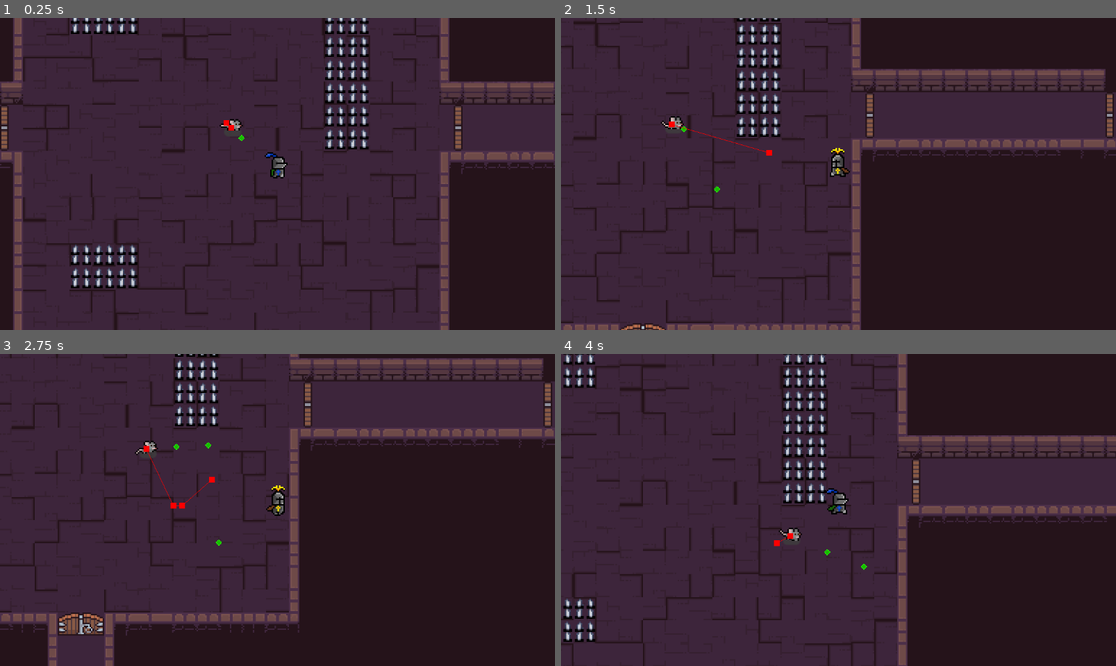
Above: before the commit, frames 1-4 (two rows, left to right).
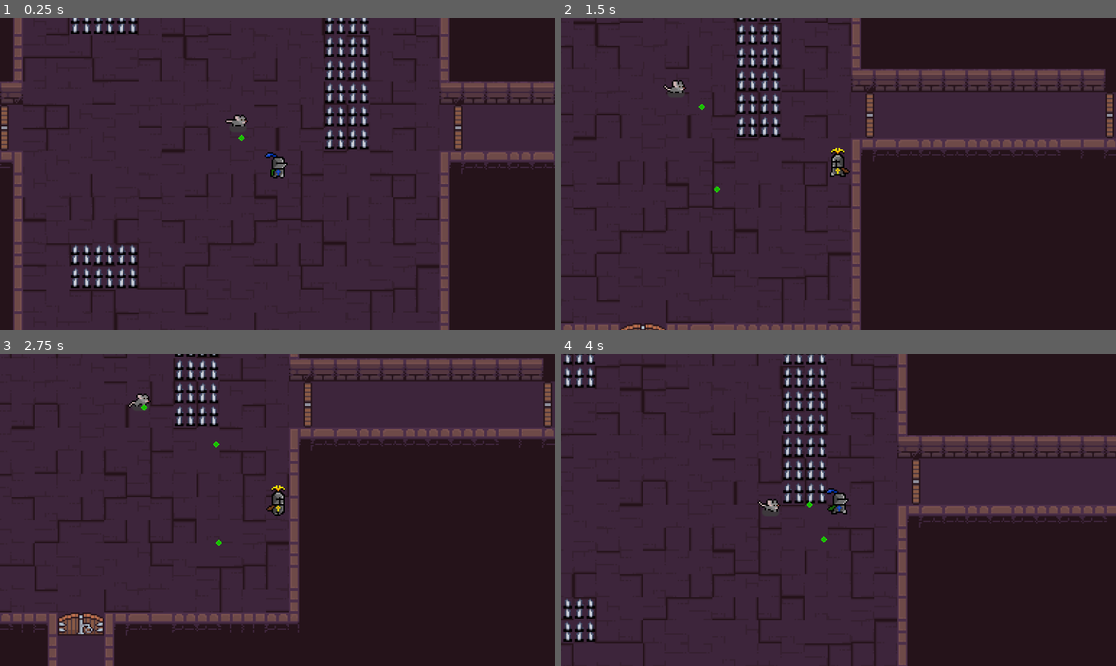
Above: after the commit, the same moments.

Repository: Mlee671/too-many-cats-
Game: Godot game, scene res://main/main.tscn
Two runs of this game, one before a commit and one after it. Both use one fixed random seed, a clock stepped at 60 frames per second and the inputs below.
Inputs (mouse positions are in pixels of both pictures, inside the frame that each line leads up to):
- Up to frame 1 (0.25 s): no input
- Up to frame 2 (1.5 s): move the mouse to (960, 158) at 0.52 s; hold Right (right) 0.53-1.28 s; tap Space (ability) at 0.6 s; move the mouse to (727, 189) at 1.27 s; hold S (down) from 1.28 s (still down); right-click (727, 189) at 1.35 s
- Up to frame 3 (2.75 s): move the mouse to (333, 441) at 2.02 s; release S (down) at 2.03 s; press the mouse at (333, 441) at 2.03 s; hold Right (right) from 2.03 s (still down)
- Up to frame 4 (4 s): move the mouse to (810, 572) at 2.77 s; release Right (right) at 2.78 s; release the mouse at (810, 572) at 2.78 s; hold W (up) 2.78-3.53 s; tap Space (ability) at 2.85 s; move the mouse to (1005, 556) at 3.52 s; hold A (left) from 3.53 s (still down); right-click (1005, 556) at 3.6 s

The runs differ from the first frame. In frame 1, 0.2% of the frame differs, in the area x 39-45%, y 30-37%; in frame 2, 0.3%; in frame 3, 0.4%, in the area x 23-40%, y 12-62%; in frame 4, 0.3%.

Commit message:
enemy orbits around the player, and looks at the player when attacking

Diff:
--- a/entities/enemy/Enemy.tscn
+++ b/entities/enemy/Enemy.tscn
@@ -72,7 +72,6 @@
 path_max_distance = 30.0
 path_postprocessing = 1
 avoidance_enabled = true
-debug_enabled = true
 
 [node name="VisionRadius" type="RayCast2D" parent="." unique_id=883219311]
 collision_mask = 3
--- a/entities/enemy/basic_ranged/basic_ranged_enemy.gd
+++ b/entities/enemy/basic_ranged/basic_ranged_enemy.gd
@@ -4,27 +4,32 @@
 @export var projectile_speed := 50
 @export var attack_rate : float = 1.0
 
+@export var orbit_rate := 1.0
+
+var orbit_dist := 80.0
+var chase_dist := orbit_dist * 1.3
+
 # Called when the node enters the scene tree for the first time.
 func _ready() -> void:
 	move_speed = 30.0
-	accel = 20.0
+	accel = 10.0
 	pathfind_range = 6
 	health.set_health(100)
 	super._ready()
 
-func attack_logic(delta: float) -> void:
-	var maintain_dist := 50.0
-	var player_enemy_direction := (global_position - raycast_target.global_position).normalized()
-	nav_agent.target_position = raycast_target.global_position + (player_enemy_direction * maintain_dist)
+func attack_logic(_delta: float) -> void:
+	var player_enemy_vec := global_position - raycast_target.global_position
+	var player_enemy_direction := player_enemy_vec.normalized()
+	var player_enemy_dist := player_enemy_vec.length()
 
-	var new_velocity: Vector2 = (
-			(nav_agent.get_next_path_position() - global_position)
-			.normalized() * move_speed)
-	var smooth_velocity: Vector2 = lerp(velocity,
-			new_velocity,
-			accel * delta)
-	nav_agent.set_velocity(smooth_velocity)
-	animation.play_animation("moving")
+	# if not in range, move to range
+	if player_enemy_dist > chase_dist:
+		nav_agent.target_position = raycast_target.global_position + (player_enemy_direction * orbit_dist)
+
+	# if in range, orbit around player
+	if nav_agent.is_navigation_finished():
+		var orbit_vector = player_enemy_direction.rotated(randf_range(-PI / 4, PI / 4))
+		nav_agent.target_position = raycast_target.global_position + (orbit_vector * orbit_dist)
 
 	if not attack_cooldown:
 		var attack := projectile.instantiate()
@@ -33,6 +38,3 @@
 		get_tree().root.add_child(attack)
 		attack_cooldown = true
 		attack_timer.start(1.0 / attack_rate)
-		# inst bullet
-		# aim raycast target and deploy
-		pass
--- a/entities/enemy/enemy.gd
+++ b/entities/enemy/enemy.gd
@@ -49,9 +49,9 @@
 
 	if vision.can_see_player(raycast_target):
 		enemyState = BEHAVIOUR.ATTACK
-		# stop vector drift from interrupting path
-		nav_agent.target_position = global_position
-		nav_agent.set_velocity(Vector2.ZERO)
+
+	_move_and_flip(delta)
+
 	if enemyState == BEHAVIOUR.WANDER and not wander_stalling:
 		# if at target node, get new target node
 		if nav_agent.is_navigation_finished():
@@ -59,28 +59,32 @@
 			wander_timer.start(randf_range(1.0, 2.0))
 			animation.play_animation("idle")
 			return
-
-		# get new direction to get to next path node
-		var new_velocity: Vector2 = (
-				(nav_agent.get_next_path_position() - global_position)
-				.normalized() * move_speed)
-		var smooth_velocity: Vector2 = lerp(velocity,
-				new_velocity,
-				accel * delta)
-		nav_agent.set_velocity(smooth_velocity)
-		animation.play_animation("moving")
-
-		# enemy looks left or right based on vector.x
-		if smooth_velocity.x < 0:
-			visual.scale.x = -1
-		else:
-			visual.scale.x = 1
+		_look_vector_direction(velocity)
 
 	# if attacking user, run corresponding logic
 	elif enemyState == BEHAVIOUR.ATTACK:
 		attack_logic(delta)
-		# enemy should look left or right based on raycast to player
+		_look_vector_direction(global_position.direction_to(raycast_target.global_position))
 
+
+func _move_and_flip(delta: float) -> void:
+	# get new direction to get to next path node
+	var new_velocity: Vector2 = (
+			(nav_agent.get_next_path_position() - global_position)
+			.normalized() * move_speed)
+	var smooth_velocity: Vector2 = lerp(velocity,
+			new_velocity,
+			accel * delta)
+	nav_agent.set_velocity(smooth_velocity)
+	animation.play_animation("moving")
+
+
+func _look_vector_direction(direction: Vector2):
+	# enemy looks left or right based on vector.x
+	if direction.x < 0:
+		visual.scale.x = -1
+	else:
+		visual.scale.x = 1
 
 ## navigation agent handles movement after adjusting vector
 func _on_nav_dist_adjust(safe_velocity: Vector2) -> void:
@@ -138,7 +142,7 @@
 			tilemap.map_to_local(Vector2i(pathfind_range, pathfind_range)))
 
 
-func attack_logic(delta: float) -> void:
+func attack_logic(_delta: float) -> void:
 	if not attack_logic_flag:
 		attack_logic_flag = true
 		push_warning("Attack Logic not implemented. Must be overwritten.")
